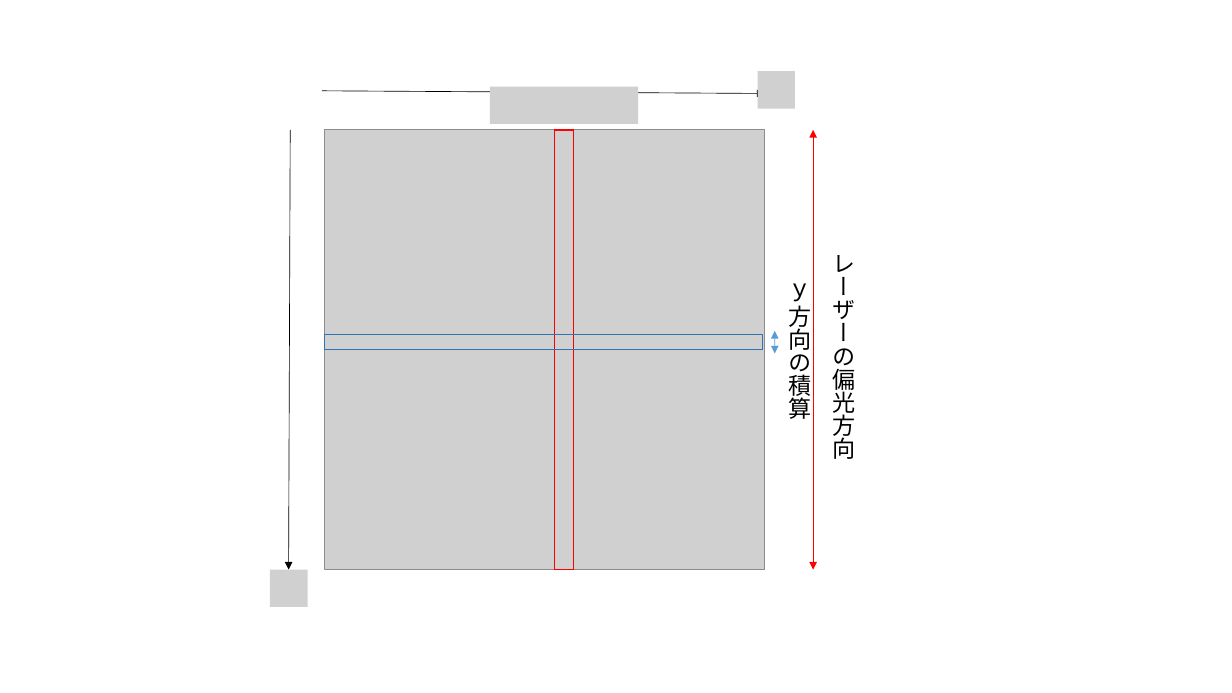
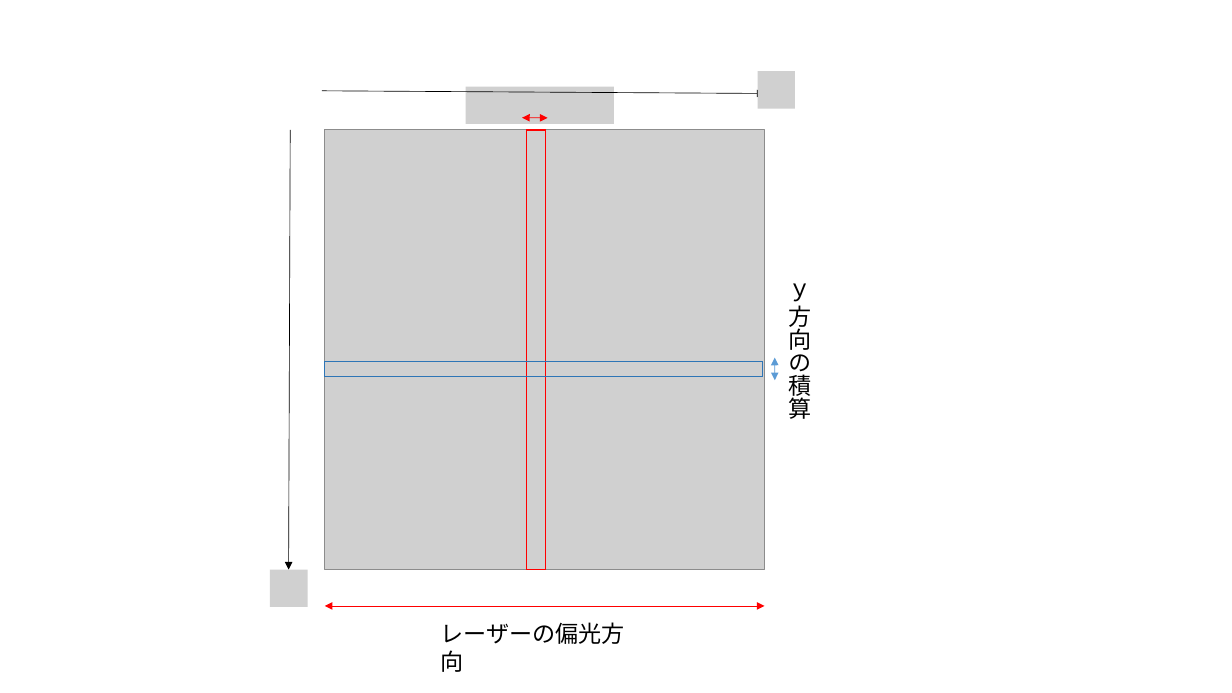
Before and after one commit to Appelingo/Data_Analyze, a slide deck: slide 7 of 図/図.pptx. Drawn at 1232x693 pixels with LibreOffice and Linux fonts; fonts in the diff are those of the drawing; grey boxes stand for pictures. Boxes give left, top, right and bottom in pixels: in the first picture for what was removed or moved away, otherwise in the second. Text is boxed around its words. In the diff, an @@ line names an element or a change of style, - is before the commit and + after.

```diff
--- a/図/図.pptx
+++ b/図/図.pptx
@@ picture: place and size @@
-picture at (490, 87, 639, 124)
+picture at (466, 87, 615, 124)
@@ double arrow added from (522, 117) to (548, 118), #FF0000 0.5 pt @@
@@ picture at (325, 130, 765, 570): rotation 270 to 0 degrees @@
@@ rectangle: place and size @@
-rectangle at (555, 130, 574, 570)
+rectangle at (526, 130, 545, 570)
@@ double arrow removed from (813, 130) to (813, 569) @@
@@ double arrow moved from (775, 331) - (775, 353) to (775, 358) - (775, 380) @@
@@ rectangle: place and size @@
-rectangle at (324, 335, 762, 349)
+rectangle at (324, 361, 762, 376)
@@ double arrow added from (325, 606) to (764, 606), #FF0000 0.5 pt @@
@@ text "レーザーの偏光方向" rewrapped from (832, 255, 855, 459) to (441, 622, 625, 672) @@
```
Also in this commit, not shown: 2 other slides changed, 4 other files.
